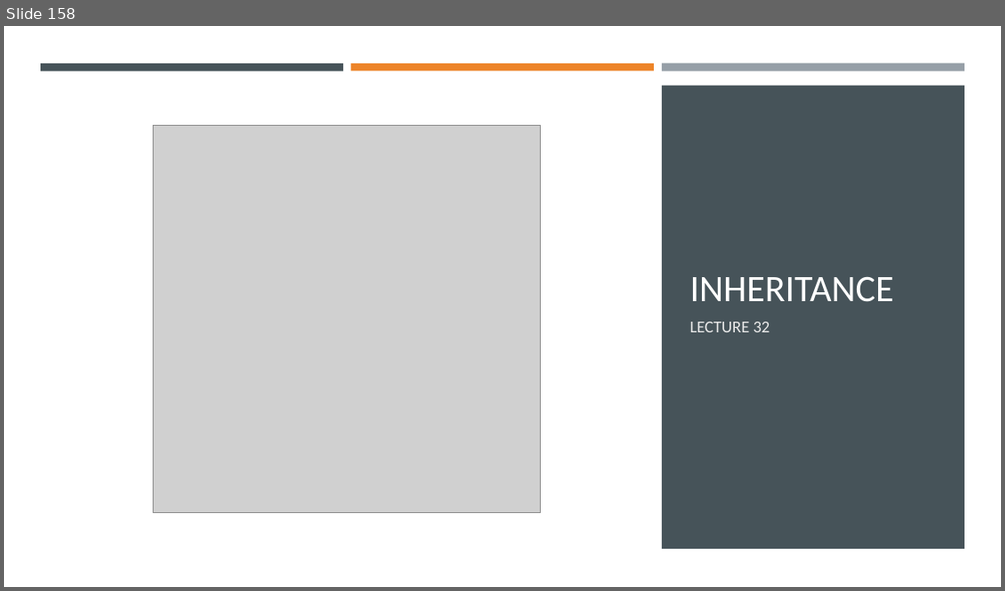
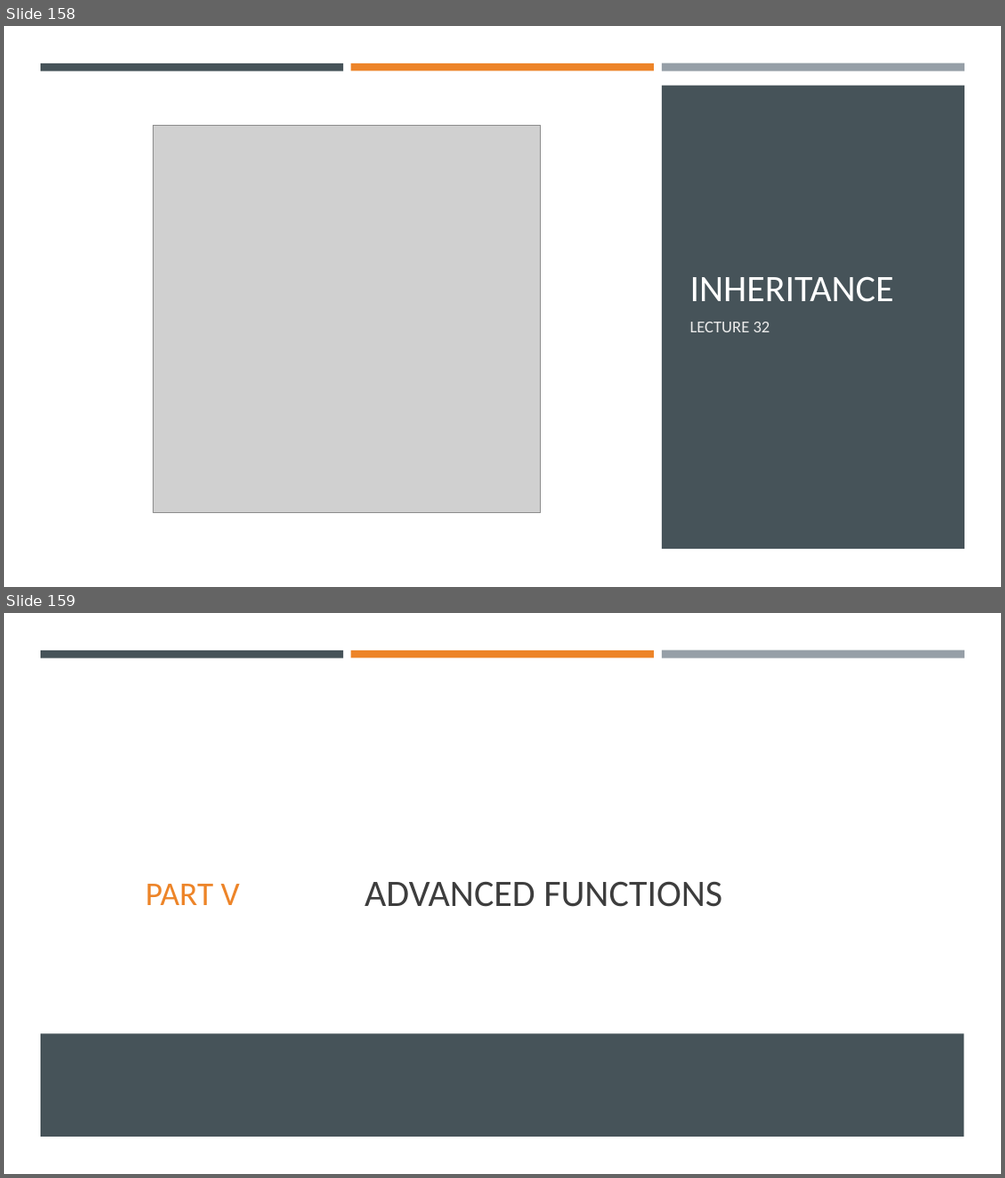
Before and after one commit to Ghost0396/iot, a slide deck: python/Python 3.pptx. Shown one above the other, each under a label of ours: slide 158 before the commit, slides 158 and 159 after it. The pictures are 1005x591 and 1005x1178 pixels, drawn with LibreOffice and Linux fonts; fonts in the diff are those of the drawing; grey boxes stand for pictures. Boxes give left, top, right and bottom in pixels: in the first picture for what was removed or moved away, otherwise in the second. Text is boxed around its words. In the diff, an @@ line names an element or a change of style, - is before the commit and + after.

```diff
--- a/python/Python 3.pptx
+++ b/python/Python 3.pptx
@@ slide 159 added at <box>4,613,1001,1174</box>, background #FFFFFF @@
@@ rectangle added at <box>40,650,343,657</box>, fill #465359 @@
@@ rectangle added at <box>351,650,654,657</box>, fill #ED8428 @@
@@ rectangle added at <box>662,650,964,658</box>, fill #969FA7 @@
@@ text added at <box>146,884,240,905</box>, 32 pt, text #ED8428 @@
+PART V
@@ title added at <box>364,881,722,907</box>, 36 pt, text #3D3D3D @@
+ADVANCED FUNCTIONS
@@ rectangle added at <box>40,1033,964,1136</box>, fill #465359 @@
```
Also in this commit, not shown: 19 other slides added, 2 other files.
